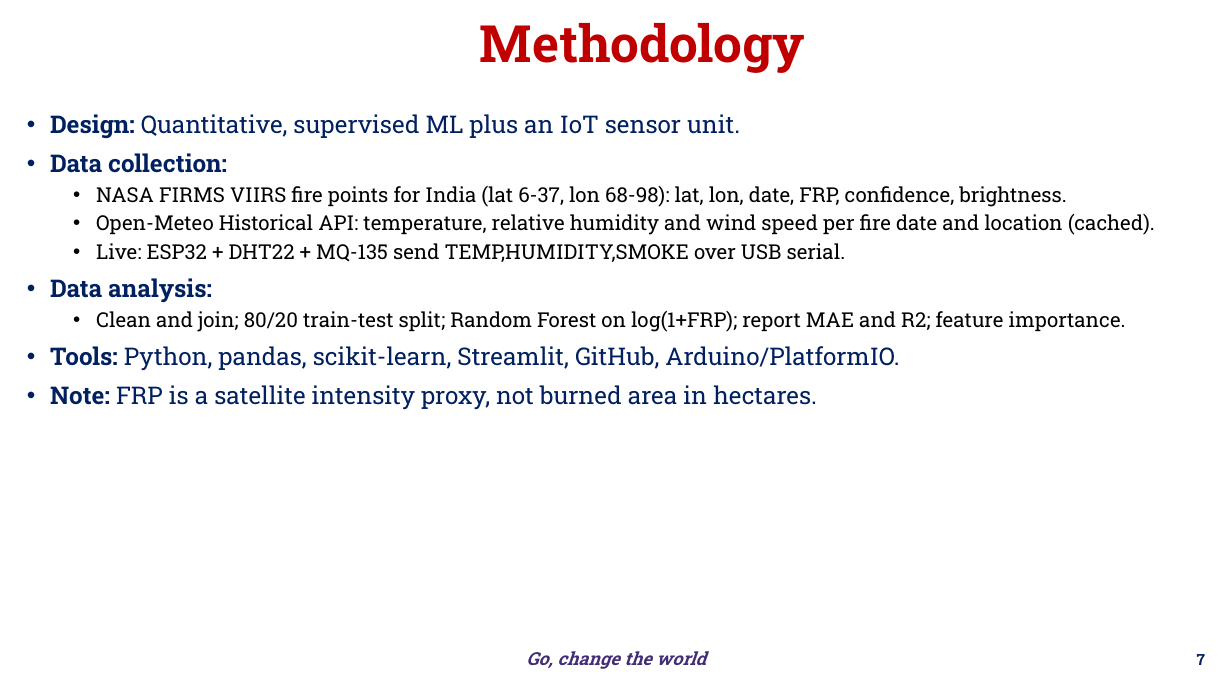
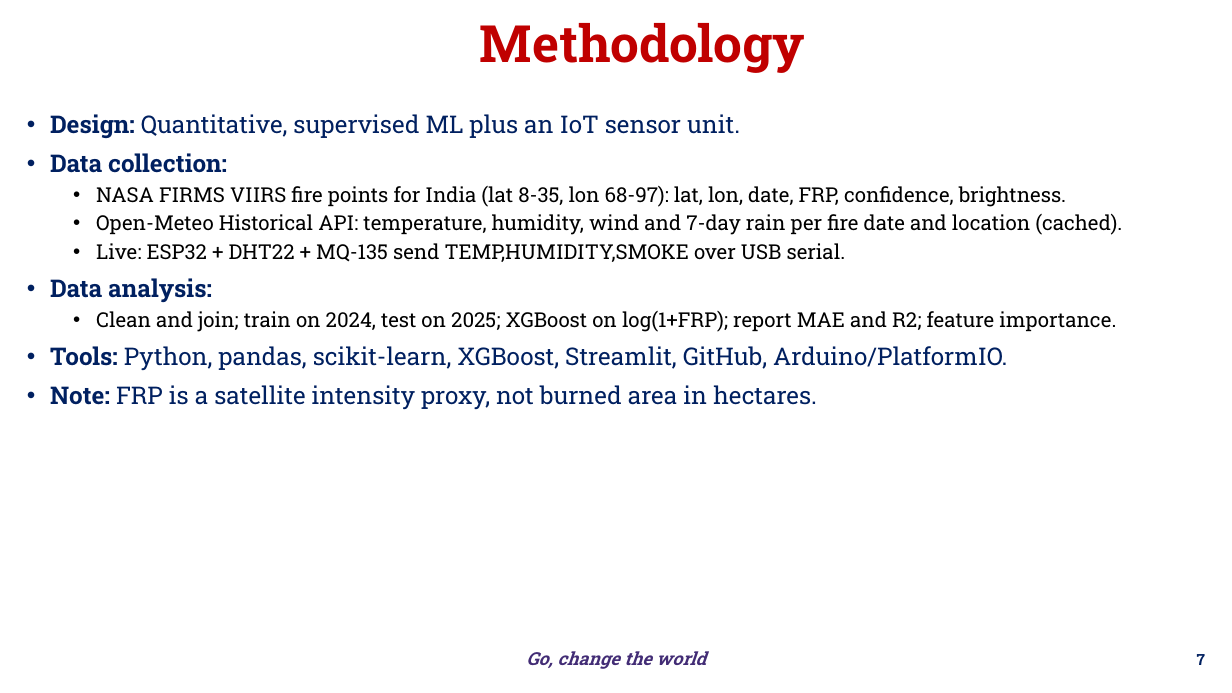
Before and after one commit to bnsama29-cloud/wildfire-estimation-evs, a slide deck: slide 7 of docs/EL_Phase1_Wildfire.pptx. Drawn at 1232x693 pixels with LibreOffice and Linux fonts; fonts in the diff are those of the drawing; background and template pictures are left out. Boxes give left, top, right and bottom in pixels: in the first picture for what was removed or moved away, otherwise in the second. Text is boxed around its words. In the diff, an @@ line names an element or a change of style, - is before the commit and + after.

```diff
--- a/docs/EL_Phase1_Wildfire.pptx
+++ b/docs/EL_Phase1_Wildfire.pptx
@@ text at [96,186,1122,235]: text changed @@
-  • NASA FIRMS VIIRS fire points for India (lat 6-37, lon 68-98): lat, lon, date, FRP, confidence, brightness.
-  • Open-Meteo Historical API: temperature, relative humidity and wind speed per fire date and location (cached).
+  • NASA FIRMS VIIRS fire points for India (lat 8-35, lon 68-97): lat, lon, date, FRP, confidence, brightness.
+  • Open-Meteo Historical API: temperature, humidity, wind and 7-day rain per fire date and location (cached).
@@ text at [50,311,1116,370]: text changed @@
-  • Clean and join; 80/20 train-test split; Random Forest on log(1+FRP); report MAE and R2; feature importance.
-• Tools: Python, pandas, scikit-learn, Streamlit, GitHub, Arduino/PlatformIO.
+  • Clean and join; train on 2024, test on 2025; XGBoost on log(1+FRP); report MAE and R2; feature importance.
+• Tools: Python, pandas, scikit-learn, XGBoost, Streamlit, GitHub, Arduino/PlatformIO.
```
Also in this commit, not shown: 4 other slides changed, 2 slides added, 3 other files.
